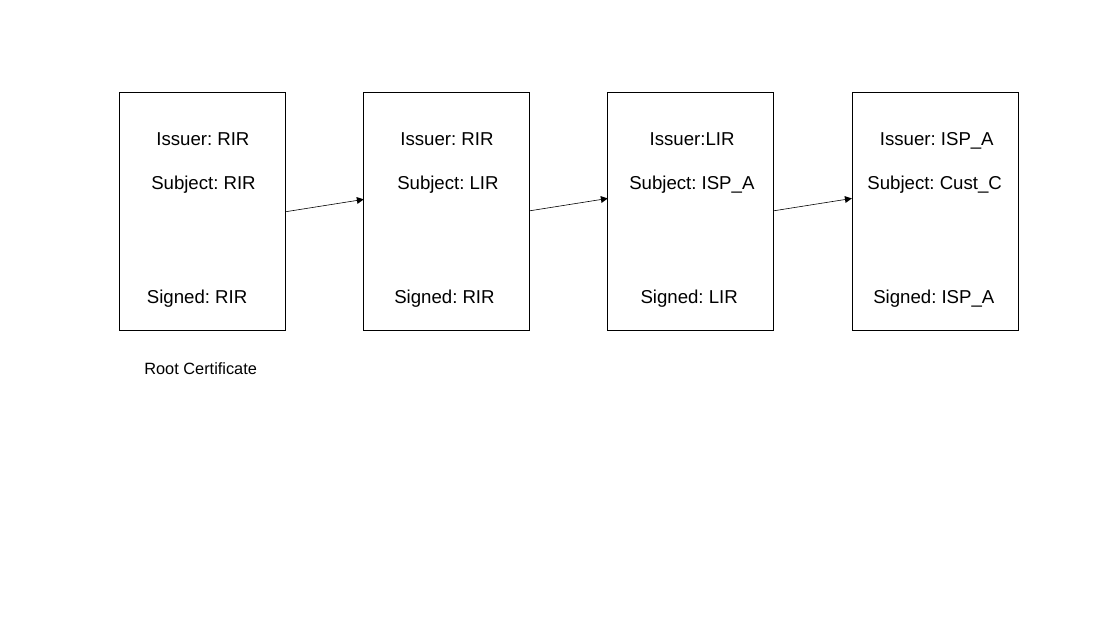
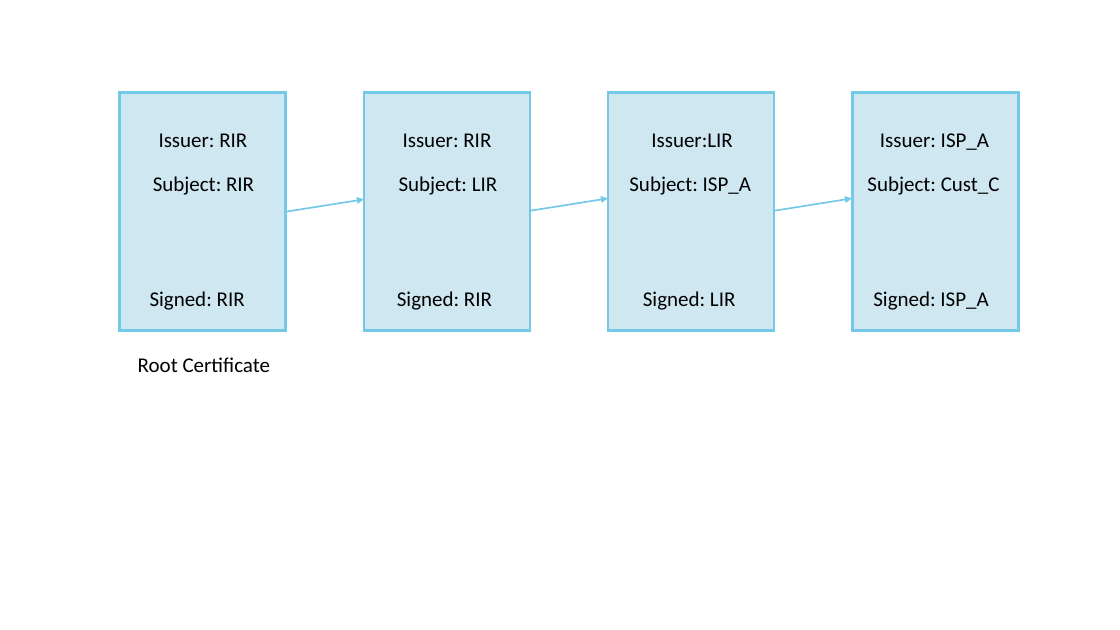
Before and after one commit to SystemsApproach/security, a slide deck: slide 7 of figures/SecurityFigs.odp (slide 2 before the commit). Drawn at 1120x630 pixels with LibreOffice and Linux fonts; fonts in the diff are those of the drawing. Boxes give left, top, right and bottom in pixels: in the first picture for what was removed or moved away, otherwise in the second. Text is boxed around its words. In the diff, an @@ line names an element or a change of style, - is before the commit and + after.

```diff
--- a/figures/SecurityFigs.odp
+++ b/figures/SecurityFigs.odp
@@ fill none to #CFE7F1; outline #000000 0.99 pt to #75C9E8 2.15 pt in 4 elements at (120, 92, 287, 330), (364, 92, 530, 330), (608, 92, 775, 330), (853, 92, 1019, 330) @@
@@ size 16 to 18 pt, font Arial to Calibri in 12 elements at (153, 176, 254, 195), (150, 291, 245, 310), (397, 291, 492, 310), (159, 133, 247, 147), (403, 133, 491, 147), (867, 176, 1000, 195), (399, 176, 497, 195), (629, 176, 751, 195), (643, 291, 735, 310), (873, 291, 988, 310), (651, 133, 733, 147), (880, 133, 989, 150) @@
@@ rectangle added at (180, 150, 226, 176), fill #CFE7F1 @@
@@ rectangle added at (423, 150, 470, 176), fill #CFE7F1 @@
@@ rectangle added at (668, 150, 714, 176), fill #CFE7F1 @@
@@ rectangle added at (912, 150, 959, 176), fill #CFE7F1 @@
@@ arrow (286, 212) - (364, 199): stroke #000000 0.51 pt to #75C9E8 1.45 pt @@
@@ arrow (530, 211) - (608, 198): stroke #000000 0.51 pt to #75C9E8 1.45 pt @@
@@ arrow (774, 211) - (852, 198): stroke #000000 0.51 pt to #75C9E8 1.45 pt @@
@@ text "Root Certificate" at (138, 357, 271, 372): size 14 to 18 pt, font Arial to Calibri @@
```
Also in this commit, not shown: 7 other slides changed, 3 slides added, 16 other files.
